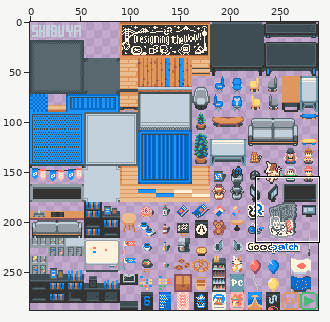
Two versions of one sprite sheet, tileset_inside.png. The first picture is a wide view before the edit; the outline marks the close-up.
Close-up. Earlier state:
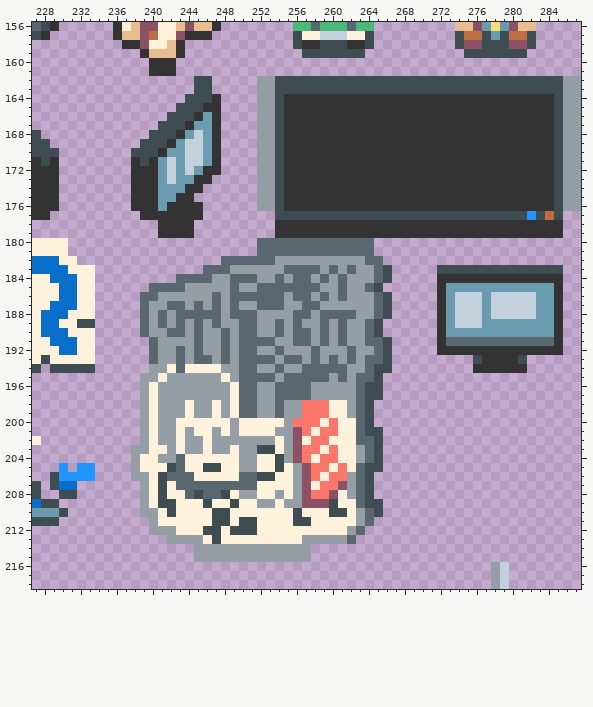
The file is 288x288 pixels. Shown: x 227..287, y 156..218. The commit also changed other parts of the picture, which this record leaves out.
Now the later version:
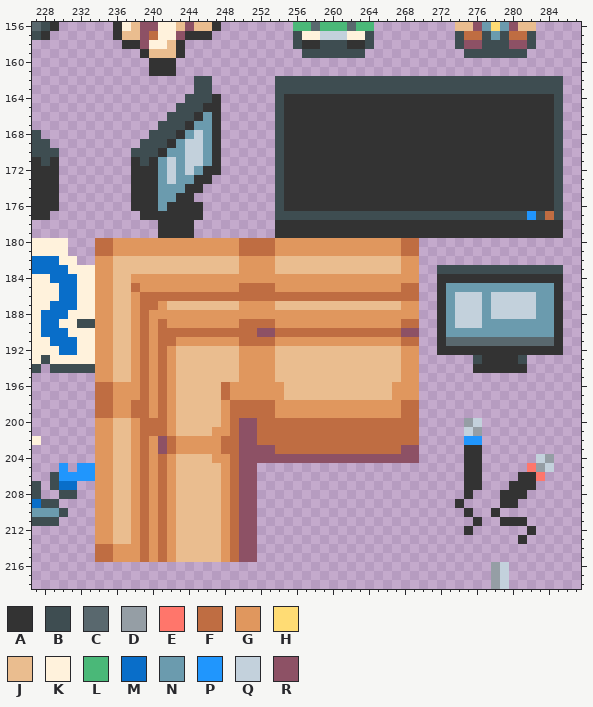
Palette (. is transparent): A #333333  B #3e4d51  C #59686e  D #959ea5  E #ff766b  F #bf6d42  G #e0975e  H #ffdc74  J #eabd8f  K #fff2dc  L #4ab878  M #096ec9  N #6b9bae  P #2096fd  Q #c3d1dc  R #8d5165
The edit:
Changed rows in their new state; - is an unchanged pixel.
first column x 252:
162 ..--------------------------------..
163 ..--------------------------------..
164 ..--------------------------------..
165 ..--------------------------------..
166 ..--------------------------------..
167 ..--------------------------------..
168 ..--------------------------------..
169 ..--------------------------------..
170 ..--------------------------------..
171 ..--------------------------------..
172 ..--------------------------------..
173 ..--------------------------------..
174 ..--------------------------------..
175 ..--------------------------------..
176 ..--------------------------------..
first column x 234:
180 FFGGGGGGGGGGGGGGFFFFGGGGGGGGGGGGGGFF---------------
181 FFGGGGGGGGGGGGGGFFFFGGGGGGGGGGGGGGFF---------------
182 GGJJJJJJJJJJJJJJGGGGJJJJJJJJJJJJJJGG---------------
183 GGJJJJJJJJJJJJJJGGGGJJJJJJJJJJJJJJGG---------------
184 GGJJGGGGGGGGGGGGGGGGGGGGGGGGGGGGGGGG---------------
185 GGJJFGGGGGGGGGGGFFFFGGGGGGGGGGGGGGFF---------------
186 GGJJGFFFFFFFFFFFFFFFFFFFFFFFFFFFFFFF---------------
187 GGJJGFFGJJJJJJJJGGGGJJJJJJJJJJJJJJGG---------------
188 GGJJGFGGGGGGGGGGGGGGGGGGGGGGGGGGGGGG---------------
189 GGJJGFGFGGGGGGGGFFFFGGGGGGGGGGGGGGFF---------------
190 GGJJGFGFFFFFFFFFFFRRFFFFFFFFFFFFFFRR---------------
191 GGJJGFGFFGGGGGGGFFFFGGGGGGGGGGGGGGFF---------------
192 GGJJGFGFGJJJJJJJGGGGJJJJJJJJJJJJJJGG---------------
193 GGJJGFGFGJJJJJJJGGGGJJJJJJJJJJJJJJGG---------------
194 GGJJGFGFGJJJJJJJGGGGJJJJJJJJJJJJJJGG---------------
195 GGJJGFGFGJJJJJJJGGGGJJJJJJJJJJJJJJGG---------------
196 FFGGGFGFGJJJJJFGGGGGGJJJJJJJJJJJJGGG---------------
197 FFGGGFGFGJJJJJFGGGGGGJJJJJJJJJJJJGGG---------------
198 FFGGFFGFGJJJJJGFFFFFGGGGGGGGGGGGGGFF---------------
199 FFGGFFGFGJJJJJGFFFFFGGGGGGGGGGGGGGFF---------------
200 GGJJGFFFGJJJJJGFRRFFFFFFFFFFFFFFFFFF-----DQ--------
201 GGJJGFFFGJJJJGGFRRFFFFFFFFFFFFFFFFFF-----QD--------
202 GGJJGFGRFGGGGGFFRRFFFFFFFFFFFFFFFFFF-----PP--------
203 GGJJGFGRFGGGGGFFRRRRFFFFFFFFFFFFFFRR-----AA--------
204 GGJJGFGFGJJJJGGFRRRRRR-RRRRRRRRRRRRR-----AA------QD
205 GGJJGFGFGJJJJJGFRR..............---------AA-----EDQ
206 GGJJGFGFGJJJJJGFRR.............----------AA----AAE-
207 GGJJGFGFGJJJJJGFRR.............----------AA---AAA--
208 GGJJGFGFGJJJJJGFRR.............----------A---AAA---
209 GGJJGFGFGJJJJJGFRR..............--------A----AA----
210 GGJJGFGFGJJJJJGFRR..............---------A--A------
211 GGJJGFGFGJJJJJGFRR.............-----------A--AAA---
212 GGJJGFGFGJJJJJGFRR............-----------A------A--
213 GGJJGFGFGJJJJJGFRR...........------------------A---
214 FFGGGFGFGJJJJJGFRR......---------------------------
215 FFGGGFGFGJJJJJGFRR......---------------------------
